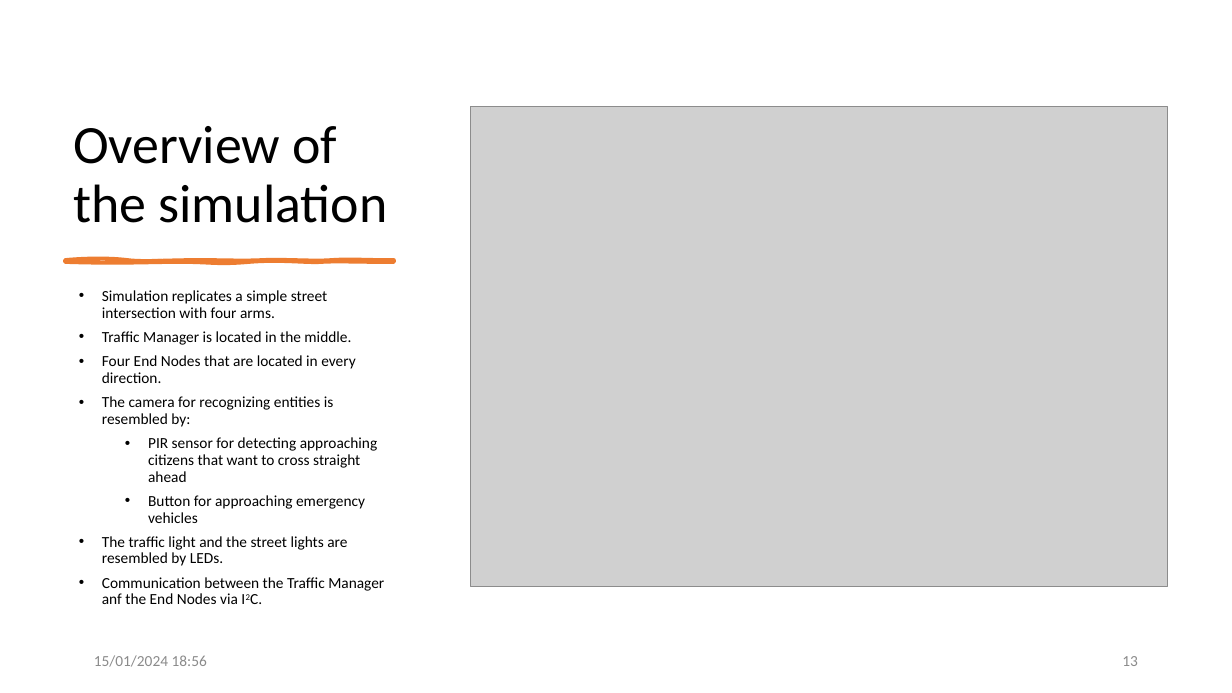
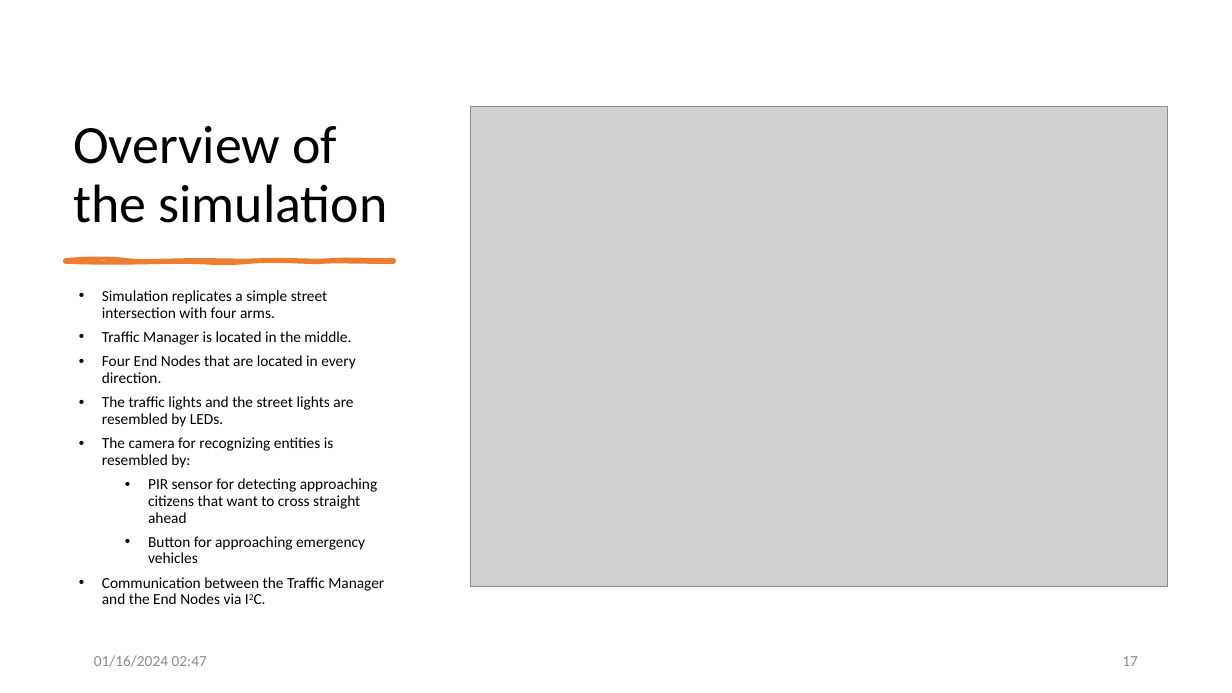
Before and after one commit to allerter/ESE-Smart-City, a slide deck: slide 17 of Requirements/Presentations/Presentation_Merge.pptx (slide 13 before the commit). Drawn at 1232x693 pixels with LibreOffice and Linux fonts; fonts in the diff are those of the drawing; grey boxes stand for pictures. Boxes give left, top, right and bottom in pixels: in the first picture for what was removed or moved away, otherwise in the second. Text is boxed around its words. In the diff, an @@ line names an element or a change of style, - is before the commit and + after.

```diff
--- a/Requirements/Presentations/Presentation_Merge.pptx
+++ b/Requirements/Presentations/Presentation_Merge.pptx
@@ text at <box>102,396,353,427</box>: paragraph added @@
+• The traffic lights and the street lights are resembled by LEDs.
@@ text at <box>102,577,384,604</box>: text changed @@
-• The traffic light and the street lights are resembled by LEDs.
-• Communication between the Traffic Manager anf the End Nodes via I2C.
+• Communication between the Traffic Manager and the End Nodes via I2C.
@@ text at <box>94,655,207,667</box>: text changed @@
-15/01/2024 18:56
+01/16/2024 02:47
@@ page number at <box>1122,656,1138,666</box>: text changed @@
-13
+17
```
Also in this commit, not shown: 25 other slides changed, 4 slides added, 2 other files.
